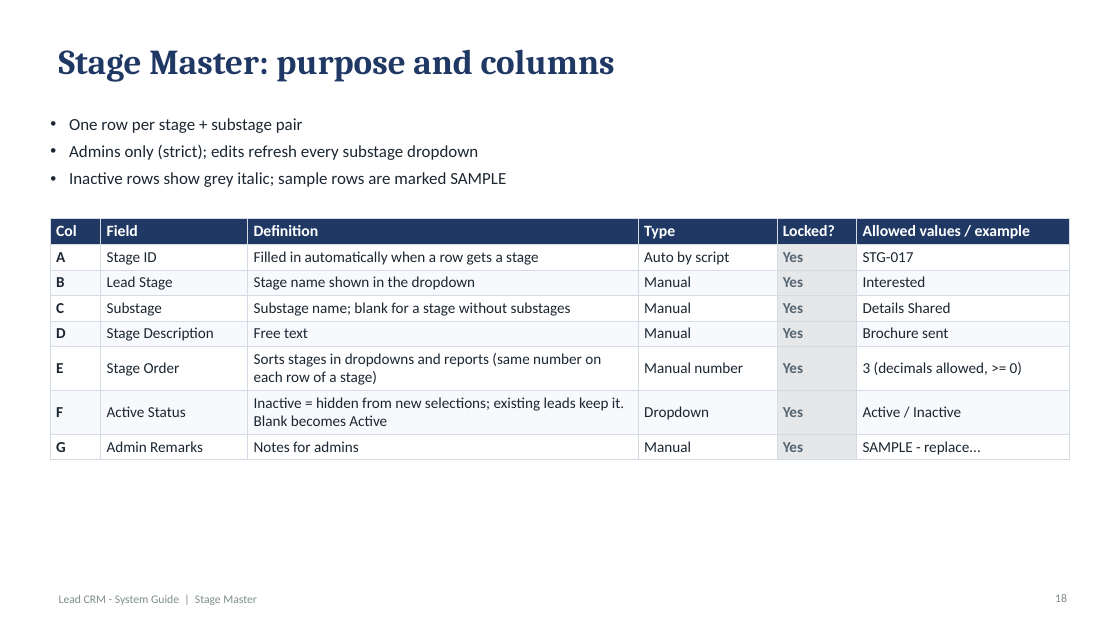
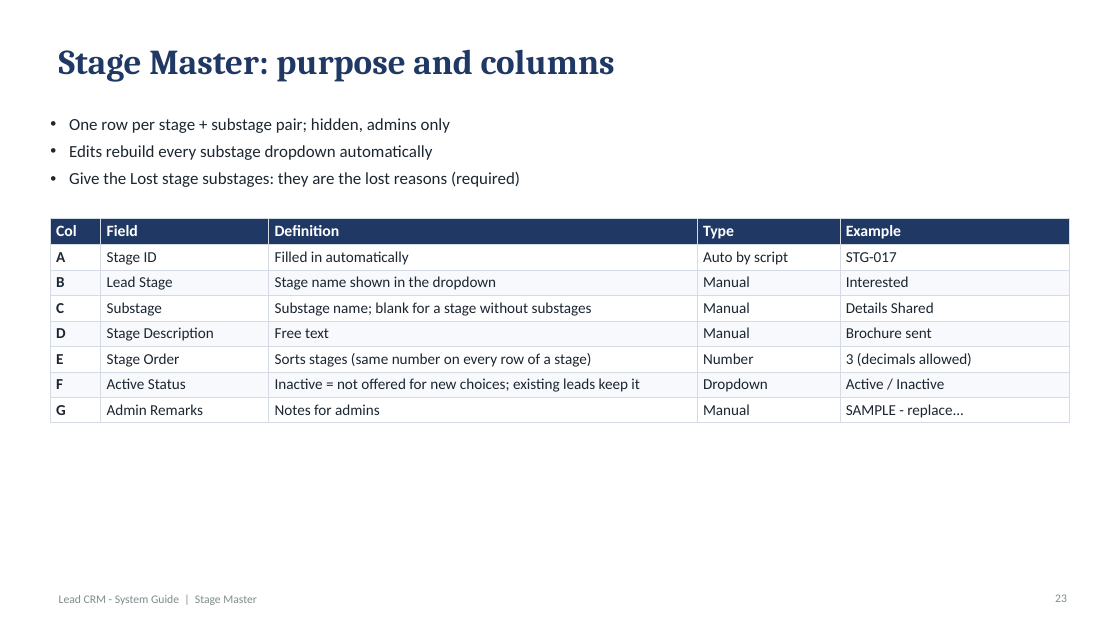
Before and after one commit to rahul123456789101112/call-centre-lead-crm, a slide deck: slide 23 of docs/Lead_CRM_System_Guide.pptx (slide 18 before the commit). Drawn at 1120x630 pixels with LibreOffice and Linux fonts; fonts in the diff are those of the drawing. Boxes give left, top, right and bottom in pixels: in the first picture for what was removed or moved away, otherwise in the second. Text is boxed around its words. In the diff, an @@ line names an element or a change of style, - is before the commit and + after.

```diff
--- a/docs/Lead_CRM_System_Guide.pptx
+++ b/docs/Lead_CRM_System_Guide.pptx
@@ text at (x1=69, y1=118, x2=520, y2=187): text changed @@
-• One row per stage + substage pair
-• Admins only (strict); edits refresh every substage dropdown
-• Inactive rows show grey italic; sample rows are marked SAMPLE
+• One row per stage + substage pair; hidden, admins only
+• Edits rebuild every substage dropdown automatically
+• Give the Lost stage substages: they are the lost reasons (required)
@@ table at (x1=50, y1=218, x2=1070, y2=422) @@
-column 3: Definition | Filled in automatically when a row gets a stage | Stage name shown in the dropdown | Substage name; blank for a stage without substages | Free text | Sorts stages in dropdowns and reports (same number on each row of a stage) | Inactive = hidden from new selections; existing leads keep it. Blank becomes Active | Notes for admins
-column 4: Type | Auto by script | Manual | Manual | Manual | Manual number | Dropdown | Manual
-column 5: Locked? | Yes | Yes | Yes | Yes | Yes | Yes | Yes
-column 6: Allowed values / example | STG-017 | Interested | Details Shared | Brochure sent | 3 (decimals allowed, >= 0) | Active / Inactive | SAMPLE - replace...
+column 3: Definition | Filled in automatically | Stage name shown in the dropdown | Substage name; blank for a stage without substages | Free text | Sorts stages (same number on every row of a stage) | Inactive = not offered for new choices; existing leads keep it | Notes for admins
+column 4: Type | Auto by script | Manual | Manual | Manual | Number | Dropdown | Manual
+column 5: Example | STG-017 | Interested | Details Shared | Brochure sent | 3 (decimals allowed) | Active / Inactive | SAMPLE - replace...
@@ page number at (x1=1055, y1=594, x2=1067, y2=602): text changed @@
-18
+23
```
Also in this commit, not shown: 51 other slides changed, 22 slides added, 13 slides removed.
